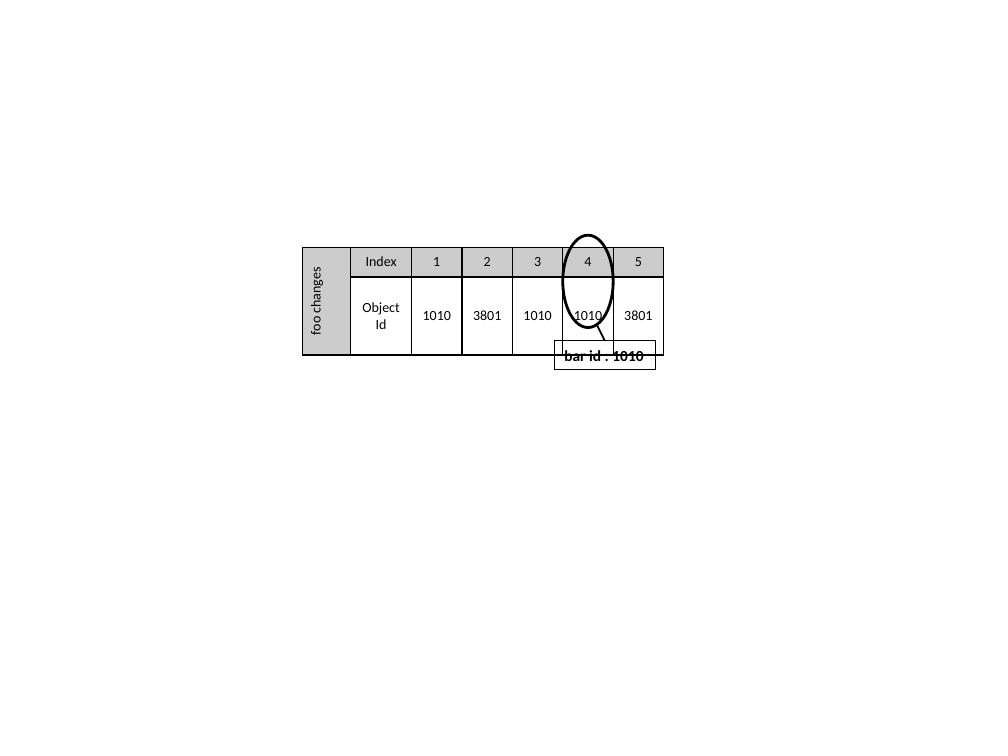
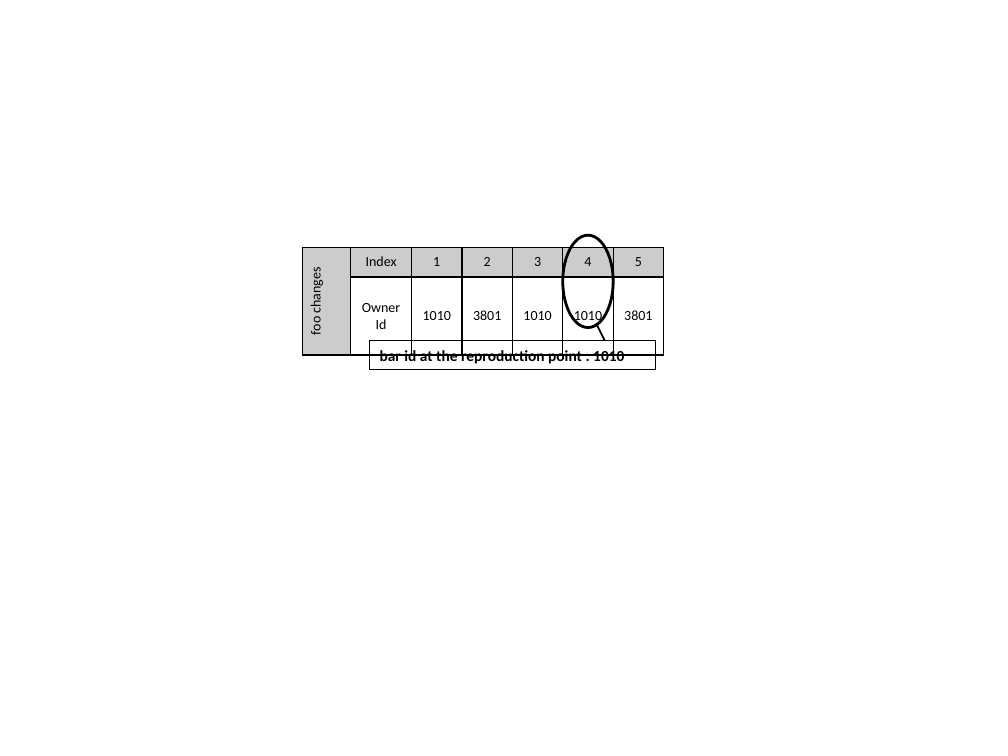
Before and after one commit to SoftwareEngineeringToolDemos/FSE-2011-Querypoint, a slide deck: slide 2 of papers/pldi2011/drawings.pptx. Drawn at 1008x756 pixels with LibreOffice and Linux fonts; fonts in the diff are those of the drawing. Boxes give left, top, right and bottom in pixels: in the first picture for what was removed or moved away, otherwise in the second. Text is boxed around its words. In the diff, an @@ line names an element or a change of style, - is before the commit and + after.

```diff
--- a/papers/pldi2011/drawings.pptx
+++ b/papers/pldi2011/drawings.pptx
@@ table at [302,247,664,339] @@
-row 2, column 2: Object Id
+row 2, column 2: OwnerId
@@ rectangle "bar id at the reproduction ...": place and size @@
-rectangle "bar id at the reproduction ..." at [554,341,655,370]
+rectangle "bar id at the reproduction ..." at [370,341,655,370]
@@ text in rectangle at [380,347,624,364]: text changed @@
-bar id : 1010
+bar id at the reproduction point : 1010
```
Also in this commit, not shown: 2 other files.
